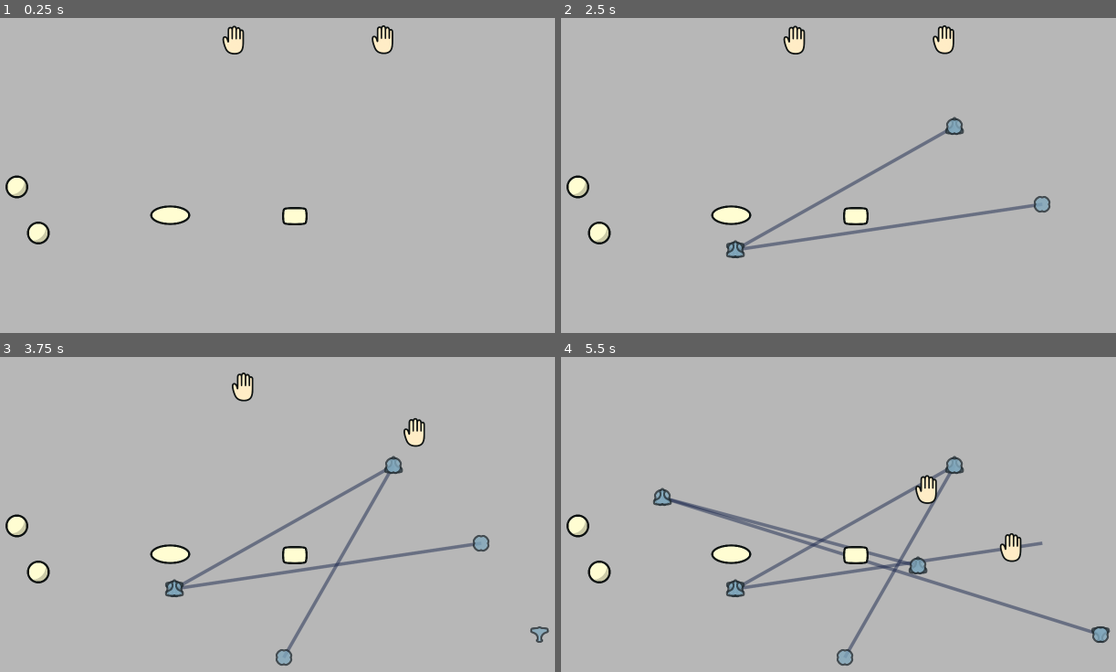
Above: before the commit, frames 1-4 (two rows, left to right).
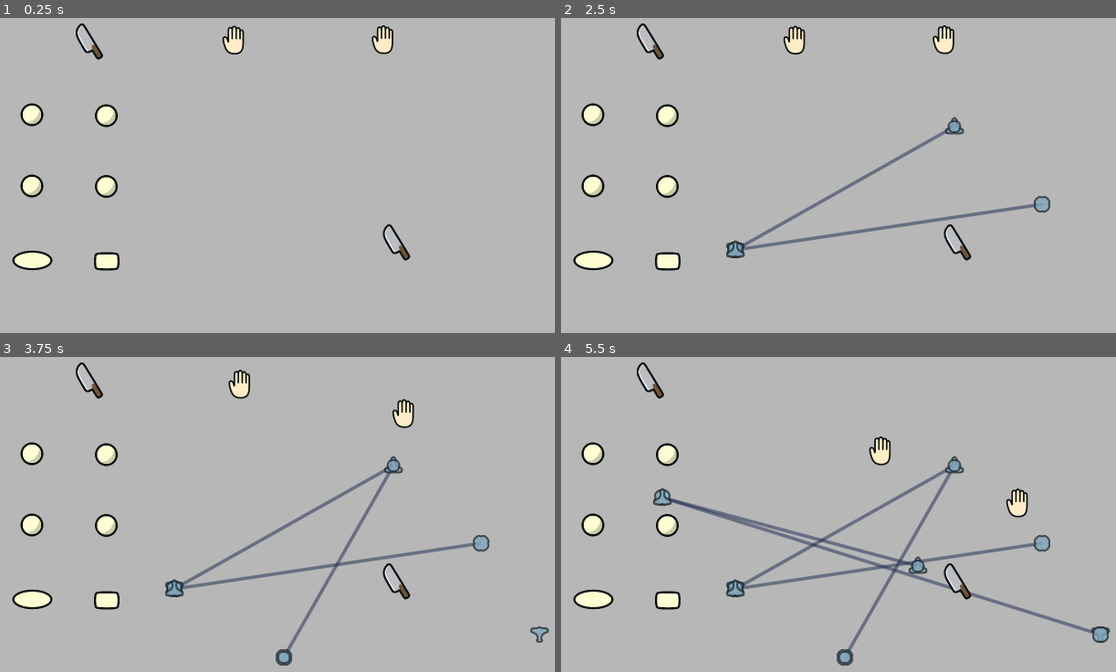
Above: after the commit, the same moments.

Repository: westonkelliher/GodotDemos
Game: Godot game, scene res://stage.tscn
Same seed, same stepped clock (60 frames per second), same inputs: the game is played once before the commit and once after it.
Inputs (mouse positions are in pixels of both pictures, inside the frame that each line leads up to):
- Up to frame 1 (0.25 s): no input
- Up to frame 2 (2.5 s): tap Enter at 0.5, 2 s; move the mouse to (1043, 203) at 0.52 s; right-click (1043, 203) at 0.6 s; tap Right (interact) at 0.8, 1.35 s; tap Space at 1.25 s; move the mouse to (733, 251) at 1.27 s; hold S (putdown) 1.28-2.03 s; tap W (pickup) at 1.55, 2.1 s; move the mouse to (955, 125) at 2.02 s; click (955, 125) at 2.3 s
- Up to frame 3 (3.75 s): tap Space at 2.75 s; move the mouse to (283, 656) at 2.77 s; click (283, 656) at 2.85 s; right-click (283, 656) at 3.05 s; move the mouse to (538, 634) at 3.52 s; hold S (putdown) from 3.53 s (still down); right-click (538, 634) at 3.6 s
- Up to frame 4 (5.5 s): keep holding S (putdown); tap Right (interact) at 3.8, 4.35 s; move the mouse to (660, 498) at 4.27 s; tap W (pickup) at 4.55, 5.1 s; move the mouse to (916, 564) at 5.02 s; click (916, 564) at 5.3 s

The runs differ from the first frame. In frame 1, 2.9% of the frame differs, in the area x 0-75%, y 1-81%; in frame 2, 2.9%; in frame 3, 3.8%; in frame 4, 4.4%, in the area x 0-89%, y 1-98%.

Commit message:
HandLines: finished

Diff:
--- a/HandLines/hand.gd
+++ /dev/null
@@ -1,23 +0,0 @@
-extends Node2D
-class_name Hand
-
-signal finished_cmd(cmd: Cmd)
-
-var assigned_cmd: Cmd = null
-var target_index := 0
-
-const SPEED := 200.0
-
-func _process(delta: float) -> void:
-	if assigned_cmd != null:
-		var subc := assigned_cmd.get_subc(target_index)
-		if subc == null:
-			var temp := assigned_cmd
-			assigned_cmd = null
-			target_index = 0
-			finished_cmd.emit(temp)
-			return
-		position = position.move_toward(subc.pos, SPEED*delta)
-		if position == subc.pos:
-			assigned_cmd.remove_subnodes(target_index)
-			target_index += 1
--- a/HandLines/hand.tscn
+++ /dev/null
@@ -1,34 +0,0 @@
-[gd_scene load_steps=7 format=3 uid="uid://ckyu7uovsxcpq"]
-
-[ext_resource type="Script" path="res://hand.gd" id="1_leyk5"]
-[ext_resource type="Texture2D" uid="uid://c27kfv7lajcpx" path="res://images/b_hand_open.png" id="1_yob5d"]
-[ext_resource type="Texture2D" uid="uid://x6ajgq0wr0dl" path="res://images/b_hand_grab.png" id="2_djxsl"]
-
-[sub_resource type="AtlasTexture" id="AtlasTexture_koapl"]
-atlas = ExtResource("1_yob5d")
-region = Rect2(0, 0, 400, 400)
-
-[sub_resource type="AtlasTexture" id="AtlasTexture_ik42s"]
-atlas = ExtResource("2_djxsl")
-region = Rect2(0, 0, 400, 400)
-
-[sub_resource type="SpriteFrames" id="SpriteFrames_750eo"]
-animations = [{
-"frames": [{
-"duration": 1.0,
-"texture": SubResource("AtlasTexture_koapl")
-}, {
-"duration": 1.0,
-"texture": SubResource("AtlasTexture_ik42s")
-}],
-"loop": true,
-"name": &"default",
-"speed": 5.0
-}]
-
-[node name="Hand" type="Node2D"]
-script = ExtResource("1_leyk5")
-
-[node name="Sprite" type="AnimatedSprite2D" parent="."]
-scale = Vector2(0.2, 0.2)
-sprite_frames = SubResource("SpriteFrames_750eo")
--- a/HandLines/in_handler.tscn
+++ b/HandLines/in_handler.tscn
@@ -1,6 +1,6 @@
 [gd_scene load_steps=2 format=3 uid="uid://pp156lg030sa"]
 
-[ext_resource type="Script" path="res://in_handler.gd" id="1_emja5"]
+[ext_resource type="Script" path="res://scripts/in_handler.gd" id="1_emja5"]
 
 [node name="InHandler" type="Node"]
 script = ExtResource("1_emja5")
--- a/HandLines/line_test.tscn
+++ b/HandLines/line_test.tscn
@@ -1,6 +1,6 @@
 [gd_scene load_steps=3 format=3 uid="uid://54nl2o3ys8dw"]
 
-[ext_resource type="Script" path="res://LineTest.gd" id="1_v6o11"]
+[ext_resource type="Script" path="res://scripts/LineTest.gd" id="1_v6o11"]
 
 [sub_resource type="Curve2D" id="Curve2D_8kehn"]
 _data = {
--- /dev/null
+++ b/HandLines/object.tres
@@ -0,0 +1,42 @@
+[gd_resource type="SpriteFrames" load_steps=9 format=3 uid="uid://22tq5xxrly03"]
+
+[ext_resource type="Texture2D" uid="uid://blpwtfv4dbd2r" path="res://images/ball.png" id="1_7ww52"]
+[ext_resource type="Texture2D" uid="uid://b3dqkm7ye776t" path="res://images/patty.png" id="2_kirfw"]
+[ext_resource type="Texture2D" uid="uid://c30j3vr2kgcxb" path="res://images/cake.png" id="3_j7rou"]
+[ext_resource type="Texture2D" uid="uid://dlmc13ox2r4du" path="res://images/knife.png" id="4_5tcjp"]
+
+[sub_resource type="AtlasTexture" id="AtlasTexture_bqlby"]
+atlas = ExtResource("1_7ww52")
+region = Rect2(0, 0, 400, 400)
+
+[sub_resource type="AtlasTexture" id="AtlasTexture_ergta"]
+atlas = ExtResource("2_kirfw")
+region = Rect2(0, 0, 400, 400)
+
+[sub_resource type="AtlasTexture" id="AtlasTexture_ijvyv"]
+atlas = ExtResource("3_j7rou")
+region = Rect2(0, 0, 400, 400)
+
+[sub_resource type="AtlasTexture" id="AtlasTexture_eni1s"]
+atlas = ExtResource("4_5tcjp")
+region = Rect2(0, 0, 400, 400)
+
+[resource]
+animations = [{
+"frames": [{
+"duration": 1.0,
+"texture": SubResource("AtlasTexture_bqlby")
+}, {
+"duration": 1.0,
+"texture": SubResource("AtlasTexture_ergta")
+}, {
+"duration": 1.0,
+"texture": SubResource("AtlasTexture_ijvyv")
+}, {
+"duration": 1.0,
+"texture": SubResource("AtlasTexture_eni1s")
+}],
+"loop": true,
+"name": &"default",
+"speed": 5.0
+}]
--- a/HandLines/project.godot
+++ b/HandLines/project.godot
@@ -40,7 +40,7 @@
 }
 interact={
 "deadzone": 0.5,
-"events": [Object(InputEventMouseButton,"resource_local_to_scene":false,"resource_name":"","device":-1,"window_id":0,"alt_pressed":false,"shift_pressed":false,"ctrl_pressed":false,"meta_pressed":false,"button_mask":1,"position":Vector2(254, 20),"global_position":Vector2(263, 66),"factor":1.0,"button_index":1,"canceled":false,"pressed":true,"double_click":false,"script":null)
+"events": [Object(InputEventKey,"resource_local_to_scene":false,"resource_name":"","device":-1,"window_id":0,"alt_pressed":false,"shift_pressed":false,"ctrl_pressed":false,"meta_pressed":false,"pressed":false,"keycode":0,"physical_keycode":32,"key_label":0,"unicode":32,"location":0,"echo":false,"script":null)
 , Object(InputEventKey,"resource_local_to_scene":false,"resource_name":"","device":-1,"window_id":0,"alt_pressed":false …(186 unchanged characters)…
 , Object(InputEventKey,"resource_local_to_scene":false,"resource_name":"","device":-1,"window_id":0,"alt_pressed":false …(183 unchanged characters)…
 ]
@@ -50,6 +50,11 @@
 "events": [Object(InputEventMouseButton,"resource_local_to_scene":false,"resource_name":"","device":-1,"window_id":0,"a …(258 unchanged characters)…
 ]
 }
+move={
+"deadzone": 0.5,
+"events": [Object(InputEventMouseButton,"resource_local_to_scene":false,"resource_name":"","device":-1,"window_id":0,"alt_pressed":false,"shift_pressed":false,"ctrl_pressed":false,"meta_pressed":false,"button_mask":1,"position":Vector2(92, 18),"global_position":Vector2(101, 64),"factor":1.0,"button_index":1,"canceled":false,"pressed":true,"double_click":false,"script":null)
+]
+}
 
 [rendering]
 
--- a/HandLines/cmd.tscn
+++ b/HandLines/scenes/cmd.tscn
@@ -1,6 +1,6 @@
 [gd_scene load_steps=2 format=3 uid="uid://ygd2n8d8fdk5"]
 
-[ext_resource type="Script" path="res://cmd.gd" id="1_yr84w"]
+[ext_resource type="Script" path="res://scripts/cmd.gd" id="1_yr84w"]
 
 [node name="Cmd" type="Node2D"]
 script = ExtResource("1_yr84w")
--- a/HandLines/cmd_vertex.tscn
+++ b/HandLines/scenes/cmd_vertex.tscn
@@ -1,14 +1,16 @@
-[gd_scene load_steps=14 format=3 uid="uid://fi6na1t0qfm2"]
+[gd_scene load_steps=18 format=3 uid="uid://fi6na1t0qfm2"]
 
 [ext_resource type="Texture2D" uid="uid://drd8j52ema3ii" path="res://images/cmd_interact_thic.png" id="1_ks1qb"]
+[ext_resource type="Texture2D" uid="uid://mavltgcqv003" path="res://images/cmd_move_thicc.png" id="1_me3sm"]
 [ext_resource type="Texture2D" uid="uid://bao0e0pvbeio6" path="res://images/cmd_interact.png" id="1_x3n32"]
 [ext_resource type="Texture2D" uid="uid://trtlogbn7oh0" path="res://images/cmd_pickup_thic.png" id="2_mmfqq"]
 [ext_resource type="Texture2D" uid="uid://2jca0kw3qsxm" path="res://images/cmd_pickup.png" id="2_yl622"]
 [ext_resource type="Texture2D" uid="uid://b064q3q2cmsyx" path="res://images/cmd_putdown.png" id="3_gn6rj"]
 [ext_resource type="Texture2D" uid="uid://io1y4ldr3c5f" path="res://images/cmd_putdown_thic.png" id="3_li4am"]
+[ext_resource type="Texture2D" uid="uid://csbo0prjw0mxm" path="res://images/cmd_move.png" id="8_e7gtc"]
 
-[sub_resource type="AtlasTexture" id="AtlasTexture_kabe2"]
-atlas = ExtResource("1_x3n32")
+[sub_resource type="AtlasTexture" id="AtlasTexture_v352x"]
+atlas = ExtResource("1_me3sm")
 region = Rect2(0, 0, 256, 256)
 
 [sub_resource type="AtlasTexture" id="AtlasTexture_xqbh5"]
@@ -31,11 +33,19 @@
 atlas = ExtResource("3_gn6rj")
 region = Rect2(0, 0, 256, 256)
 
+[sub_resource type="AtlasTexture" id="AtlasTexture_kabe2"]
+atlas = ExtResource("1_x3n32")
+region = Rect2(0, 0, 256, 256)
+
+[sub_resource type="AtlasTexture" id="AtlasTexture_svvx1"]
+atlas = ExtResource("8_e7gtc")
+region = Rect2(0, 0, 256, 256)
+
 [sub_resource type="SpriteFrames" id="SpriteFrames_7aykh"]
 animations = [{
 "frames": [{
 "duration": 1.0,
-"texture": SubResource("AtlasTexture_kabe2")
+"texture": SubResource("AtlasTexture_v352x")
 }, {
 "duration": 1.0,
 "texture": SubResource("AtlasTexture_xqbh5")
@@ -51,6 +61,12 @@
 }, {
 "duration": 1.0,
 "texture": SubResource("AtlasTexture_ey2ew")
+}, {
+"duration": 1.0,
+"texture": SubResource("AtlasTexture_kabe2")
+}, {
+"duration": 1.0,
+"texture": SubResource("AtlasTexture_svvx1")
 }],
 "loop": true,
 "name": &"default",
--- /dev/null
+++ b/HandLines/scenes/hand.tscn
@@ -0,0 +1,95 @@
+[gd_scene load_steps=11 format=3 uid="uid://ckyu7uovsxcpq"]
+
+[ext_resource type="Script" path="res://scripts/hand.gd" id="1_leyk5"]
+[ext_resource type="Texture2D" uid="uid://c27kfv7lajcpx" path="res://images/b_hand_open.png" id="1_yob5d"]
+[ext_resource type="Texture2D" uid="uid://x6ajgq0wr0dl" path="res://images/b_hand_grab.png" id="2_djxsl"]
+
+[sub_resource type="CircleShape2D" id="CircleShape2D_uu5ym"]
+radius = 33.2415
+
+[sub_resource type="AtlasTexture" id="AtlasTexture_koapl"]
+atlas = ExtResource("1_yob5d")
+region = Rect2(0, 0, 400, 400)
+
+[sub_resource type="AtlasTexture" id="AtlasTexture_ik42s"]
+atlas = ExtResource("2_djxsl")
+region = Rect2(0, 0, 400, 400)
+
+[sub_resource type="SpriteFrames" id="SpriteFrames_750eo"]
+animations = [{
+"frames": [{
+"duration": 1.0,
+"texture": SubResource("AtlasTexture_koapl")
+}, {
+"duration": 1.0,
+"texture": SubResource("AtlasTexture_ik42s")
+}],
+"loop": true,
+"name": &"default",
+"speed": 5.0
+}]
+
+[sub_resource type="Animation" id="Animation_gda5c"]
+resource_name = "interacrt"
+length = 2.0
+tracks/0/type = "value"
+tracks/0/imported = false
+tracks/0/enabled = true
+tracks/0/path = NodePath("Sprite:position")
+tracks/0/interp = 1
+tracks/0/loop_wrap = true
+tracks/0/keys = {
+"times": PackedFloat32Array(0, 0.266667, 0.4, 0.566667, 0.733333, 0.9, 1.06667, 1.23333, 1.4, 1.56667, 1.73333, 2),
+"transitions": PackedFloat32Array(1, 1, 1, 1, 1, 1, 1, 1, 1, 1, 1, 1),
+"update": 0,
+"values": [Vector2(0, 0), Vector2(20, -20), Vector2(30, -20), Vector2(-30, -20), Vector2(-20, -30), Vector2(-20, 30), Vector2(-30, 20), Vector2(30, 20), Vector2(20, 30), Vector2(20, -30), Vector2(20, -20), Vector2(0, 0)]
+}
+
+[sub_resource type="Animation" id="Animation_txsmq"]
+length = 0.001
+tracks/0/type = "value"
+tracks/0/imported = false
+tracks/0/enabled = true
+tracks/0/path = NodePath("Sprite:position")
+tracks/0/interp = 1
+tracks/0/loop_wrap = true
+tracks/0/keys = {
+"times": PackedFloat32Array(0),
+"transitions": PackedFloat32Array(1),
+"update": 0,
+"values": [Vector2(0, 0)]
+}
+
+[sub_resource type="AnimationLibrary" id="AnimationLibrary_smbvh"]
+_data = {
+"RESET": SubResource("Animation_txsmq"),
+"interacrt": SubResource("Animation_gda5c")
+}
+
+[node name="Hand" type="Node2D"]
+z_index = 5
+script = ExtResource("1_leyk5")
+
+[node name="Timer" type="Timer" parent="."]
+one_shot = true
+
+[node name="Area" type="Area2D" parent="."]
+collision_layer = 0
+
+[node name="Shape" type="CollisionShape2D" parent="Area"]
+shape = SubResource("CircleShape2D_uu5ym")
+
+[node name="Sprite" type="AnimatedSprite2D" parent="."]
+scale = Vector2(0.2, 0.2)
+sprite_frames = SubResource("SpriteFrames_750eo")
+
+[node name="HoldSpot" type="Marker2D" parent="Sprite"]
+
+[node name="Animation" type="AnimationPlayer" parent="."]
+libraries = {
+"": SubResource("AnimationLibrary_smbvh")
+}
+
+[connection signal="timeout" from="Timer" to="." method="_on_timer_timeout"]
+[connection signal="area_entered" from="Area" to="." method="_on_area_area_entered"]
+[connection signal="area_exited" from="Area" to="." method="_on_area_area_exited"]
--- a/HandLines/my_line.tscn
+++ b/HandLines/scenes/my_line.tscn
@@ -1,6 +1,6 @@
 [gd_scene load_steps=2 format=3 uid="uid://wgaa6m23f3ov"]
 
-[ext_resource type="Script" path="res://my_line.gd" id="1_34mej"]
+[ext_resource type="Script" path="res://scripts/my_line.gd" id="1_34mej"]
 
 [node name="MyLine" type="Node2D"]
 script = ExtResource("1_34mej")
--- /dev/null
+++ b/HandLines/scenes/object.tscn
@@ -0,0 +1,20 @@
+[gd_scene load_steps=4 format=3 uid="uid://um30gg80awye"]
+
+[ext_resource type="Script" path="res://scripts/object.gd" id="1_3a80d"]
+[ext_resource type="SpriteFrames" uid="uid://22tq5xxrly03" path="res://object.tres" id="2_7fjc8"]
+
+[sub_resource type="CircleShape2D" id="CircleShape2D_e7sgo"]
+radius = 39.0512
+
+[node name="Object" type="Node2D"]
+script = ExtResource("1_3a80d")
+
+[node name="Sprite" type="AnimatedSprite2D" parent="."]
+scale = Vector2(0.25, 0.25)
+sprite_frames = ExtResource("2_7fjc8")
+
+[node name="Area" type="Area2D" parent="."]
+collision_mask = 0
+
+[node name="Shape" type="CollisionShape2D" parent="Area"]
+shape = SubResource("CircleShape2D_e7sgo")
--- /dev/null
+++ b/HandLines/scripts/hand.gd
@@ -0,0 +1,141 @@
+extends Node2D
+class_name Hand
+
+enum State {
+	Move, StartMove,
+	StartPickup, StartPutdown,
+	StartInteract, Interacting,
+	EndAction, FailAction}
+
+
+signal finished_cmd(cmd: Cmd)
+
+var assigned_cmd: Cmd = null
+var target_index := 0
+var is_executing := false
+var state := State.Move
+
+var held_object: Bip = null
+
+var hovered_objects: Array[Bip] = []
+
+var interact_object: Bip = null
+
+const SPEED := 130.0
+
+func _process(delta: float) -> void:
+	# no command
+	if assigned_cmd == null:
+		return
+	var subc := assigned_cmd.get_subc(target_index)
+	# just finished command
+	if subc == null:
+		var temp := assigned_cmd
+		assigned_cmd = null
+		target_index = 0
+		finished_cmd.emit(temp)
+		return
+	# moving through command
+	if state == State.Move:
+		position = position.move_toward(subc.pos, SPEED*delta)
+		if held_object != null:
+			held_object.global_position = $Sprite/HoldSpot.global_position
+	# interacting
+	if state == State.Interacting and held_object != null:
+		held_object.global_position = $Sprite/HoldSpot.global_position
+	# reached subcommand
+	if state == State.Move and position == subc.pos:
+		assigned_cmd.remove_subnodes(target_index)
+		execute_subc(subc)
+		target_index += 1
+
+
+func execute_subc(subc: Cmd.SubCmd) -> void:
+	if subc.type == Cmd.SubcType.Pickup:
+		state_transition(State.StartPickup, 0.2)
+	elif subc.type == Cmd.SubcType.Putdown:
+		state_transition(State.StartPutdown, 0.2)
+	elif subc.type == Cmd.SubcType.Interact:
+		state_transition(State.StartInteract, 0.2)
+	pass
+
+
+func state_transition(new: State, time: float) -> void:
+	if new == State.FailAction:
+		modulate = Color(15.0, 0.8, 0.8)
+	state = new
+	$Timer.wait_time = time
+	$Timer.start()
+
+func _on_timer_timeout() -> void:
+	if state == State.StartPickup:
+		if hovered_objects.size() > 0 and held_object == null:
+			pickup(hovered_objects[0])
+			$Sprite.frame = 1
+			state_transition(State.EndAction, 0.2)
+		else:
+			state_transition(State.FailAction, 0.5)
+	elif state == State.StartPutdown:
+		if held_object != null:
+			putdown()
+			$Sprite.frame = 0
+			state_transition(State.EndAction, 0.2)
+		else:
+			state_transition(State.FailAction, 0.5)
+	elif state == State.StartInteract:
+		print("A")
+		if hovered_objects.size() == 0:
+			state_transition(State.FailAction, 0.5)
+		elif held_object == null:
+			if hovered_objects[0].type == Bip.Type.Ball:
+				$Animation.play("interacrt")
+				interact_object = hovered_objects[0]
+				state_transition(State.Interacting, 2.0)
+			else:
+				state_transition(State.FailAction, 0.5)
+		else:
+			print("B")
+			print(str(held_object.type) + " " + str(hovered_objects[0].type))
+			if held_object.type == Bip.Type.Knife and hovered_objects[0].type == Bip.Type.Patty:
+				$Animation.play("interacrt")
+				print("C")
+				interact_object = hovered_objects[0]
+				state_transition(State.Interacting, 2.0)
+			else:
+				state_transition(State.FailAction, 0.5)
+	elif state == State.Interacting:
+		if interact_object.type == Bip.Type.Ball:
+			interact_object.type = Bip.Type.Patty
+		elif interact_object.type == Bip.Type.Patty:
+			interact_object.type = Bip.Type.Cake
+		else:
+			print("interact on non-interactable")
+		state_transition(State.EndAction, 0.2)
+	elif state == State.EndAction:
+		state = State.Move
+	elif state == State.FailAction:
+		modulate = Color(1.0, 1.0, 1.0)
+		state = State.Move
+
+
+func pickup(obj: Bip) -> void:
+	held_object = hovered_objects[0]
+	hovered_objects.erase(held_object)
+	held_object.get_node("Area").monitorable = false
+	held_object.position = position
+	held_object.z_index += 1
+
+func putdown() -> void:
+	hovered_objects.append(held_object)
+	held_object.get_node("Area").monitorable = true
+	held_object.z_index -= 1
+	held_object = null
+
+
+func _on_area_area_entered(area: Area2D) -> void:
+	print("enter")
+	hovered_objects.append(area.owner)
+
+func _on_area_area_exited(area: Area2D) -> void:
+	print("exit")
+	hovered_objects.erase(area.owner)
--- /dev/null
+++ b/HandLines/scripts/object.gd
@@ -0,0 +1,24 @@
+@tool
+extends Node2D
+class_name Bip
+
+
+enum Type {Ball, Patty, Cake, Knife}
+
+@export var type := Type.Ball :
+	set(val):
+		type = val
+		if val == Type.Ball:
+			$Sprite.frame = 0
+		elif val == Type.Patty:
+			$Sprite.frame = 1
+		elif val == Type.Cake:
+			$Sprite.frame = 2
+		elif val == Type.Knife:
+			$Sprite.frame = 3
+	get:
+		return type
+
+
+func _ready() -> void:
+	$Area.owner = self
--- a/HandLines/stage.gd
+++ b/HandLines/scripts/stage.gd
@@ -9,12 +9,15 @@
 
 # Called when the node enters the scene tree for the first time.
 func _ready() -> void:
-	current_cmd = preload("res://cmd.tscn").instantiate()
+	current_cmd = preload("res://scenes/cmd.tscn").instantiate()
 	$Cmds.add_child(current_cmd)
 
 
 # Called every frame. 'delta' is the elapsed time since the previous frame.
 func _process(delta: float) -> void:
+	if Input.is_action_just_pressed("move"):
+		add_cmd_vertex(mouse_position(), Cmd.SubcType.Move, connecting)
+		connecting = true
 	if Input.is_action_just_pressed("interact"):
 		add_cmd_vertex(mouse_position(), Cmd.SubcType.Interact, connecting)
 		connecting = true
@@ -33,7 +36,7 @@
 		else:
 			cmd_queue.append(current_cmd)
 		#
-		current_cmd = preload("res://cmd.tscn").instantiate()
+		current_cmd = preload("res://scenes/cmd.tscn").instantiate()
 		$Cmds.add_child(current_cmd)
 		connecting = false
 
@@ -49,14 +52,14 @@
 
 func add_cmd_vertex(pos: Vector2, type: Cmd.SubcType, with_line: bool) -> void:
 	# vertex
-	var x := preload("res://cmd_vertex.tscn").instantiate()
+	var x := preload("res://scenes/cmd_vertex.tscn").instantiate()
 	x.frame = type
 	x.position = pos
 	current_cmd.add_subcmd(type, pos)
 	current_cmd.add_node(x)
 	# line
 	if with_line:
-		var line := preload("res://my_line.tscn").instantiate()
+		var line := preload("res://scenes/my_line.tscn").instantiate()
 		line.set_points(last_vert_pos, pos)
 		current_cmd.add_node(line)
 	last_vert_pos = pos
--- a/HandLines/stage.tscn
+++ b/HandLines/stage.tscn
@@ -1,50 +1,17 @@
-[gd_scene load_steps=11 format=3 uid="uid://bvk6o3ljj26th"]
+[gd_scene load_steps=5 format=3 uid="uid://bvk6o3ljj26th"]
 
-[ext_resource type="PackedScene" uid="uid://ckyu7uovsxcpq" path="res://hand.tscn" id="1_6ssg7"]
-[ext_resource type="Script" path="res://stage.gd" id="1_djgvj"]
-[ext_resource type="PackedScene" uid="uid://wgaa6m23f3ov" path="res://my_line.tscn" id="3_havdq"]
-[ext_resource type="Texture2D" uid="uid://blpwtfv4dbd2r" path="res://images/ball.png" id="4_c8sea"]
-[ext_resource type="Texture2D" uid="uid://b3dqkm7ye776t" path="res://images/patty.png" id="5_uff3u"]
-[ext_resource type="Texture2D" uid="uid://c30j3vr2kgcxb" path="res://images/cake.png" id="6_41c44"]
-
-[sub_resource type="AtlasTexture" id="AtlasTexture_bqlby"]
-atlas = ExtResource("4_c8sea")
-region = Rect2(0, 0, 400, 400)
-
-[sub_resource type="AtlasTexture" id="AtlasTexture_ergta"]
-atlas = ExtResource("5_uff3u")
-region = Rect2(0, 0, 400, 400)
-
-[sub_resource type="AtlasTexture" id="AtlasTexture_ijvyv"]
-atlas = ExtResource("6_41c44")
-region = Rect2(0, 0, 400, 400)
-
-[sub_resource type="SpriteFrames" id="SpriteFrames_bgjxr"]
-animations = [{
-"frames": [{
-"duration": 1.0,
-"texture": SubResource("AtlasTexture_bqlby")
-}, {
-"duration": 1.0,
-"texture": SubResource("AtlasTexture_ergta")
-}, {
-"duration": 1.0,
-"texture": SubResource("AtlasTexture_ijvyv")
-}],
-"loop": true,
-"name": &"default",
-"speed": 5.0
-}]
+[ext_resource type="PackedScene" uid="uid://ckyu7uovsxcpq" path="res://scenes/hand.tscn" id="1_6ssg7"]
+[ext_resource type="Script" path="res://scripts/stage.gd" id="1_djgvj"]
+[ext_resource type="PackedScene" uid="uid://wgaa6m23f3ov" path="res://scenes/my_line.tscn" id="3_havdq"]
+[ext_resource type="PackedScene" uid="uid://um30gg80awye" path="res://scenes/object.tscn" id="4_fsewg"]
 
 [node name="Stage" type="Node2D"]
 script = ExtResource("1_djgvj")
 
 [node name="Hand1" parent="." instance=ExtResource("1_6ssg7")]
-z_index = 2
 position = Vector2(612, 91)
 
 [node name="Hand2" parent="." instance=ExtResource("1_6ssg7")]
-z_index = 2
 position = Vector2(939, 90)
 
 [node name="TempLine" parent="." instance=ExtResource("3_havdq")]
@@ -53,27 +20,33 @@
 
 [node name="Items" type="Node2D" parent="."]
 
-[node name="berl" type="AnimatedSprite2D" parent="Items"]
-position = Vector2(135, 412)
-scale = Vector2(0.25, 0.25)
-sprite_frames = SubResource("SpriteFrames_bgjxr")
+[node name="Object" parent="Items" instance=ExtResource("4_fsewg")]
+position = Vector2(331, 411)
 
-[node name="berl2" type="AnimatedSprite2D" parent="Items"]
-position = Vector2(182, 513)
-scale = Vector2(0.25, 0.25)
-sprite_frames = SubResource("SpriteFrames_bgjxr")
+[node name="Object2" parent="Items" instance=ExtResource("4_fsewg")]
+position = Vector2(331, 256)
 
-[node name="berl3" type="AnimatedSprite2D" parent="Items"]
-position = Vector2(471, 474)
-scale = Vector2(0.25, 0.25)
-sprite_frames = SubResource("SpriteFrames_bgjxr")
-frame = 1
+[node name="Object3" parent="Items" instance=ExtResource("4_fsewg")]
+position = Vector2(169, 573)
+type = 1
 
-[node name="berl4" type="AnimatedSprite2D" parent="Items"]
-position = Vector2(744, 476)
-scale = Vector2(0.25, 0.25)
-sprite_frames = SubResource("SpriteFrames_bgjxr")
-frame = 2
+[node name="Object4" parent="Items" instance=ExtResource("4_fsewg")]
+position = Vector2(332, 575)
+type = 2
+
+[node name="Object5" parent="Items" instance=ExtResource("4_fsewg")]
+position = Vector2(301, 104)
+type = 3
+
+[node name="Object6" parent="Items" instance=ExtResource("4_fsewg")]
+position = Vector2(974, 544)
+type = 3
+
+[node name="Object7" parent="Items" instance=ExtResource("4_fsewg")]
+position = Vector2(168, 410)
+
+[node name="Object8" parent="Items" instance=ExtResource("4_fsewg")]
+position = Vector2(168, 254)
 
 [connection signal="finished_cmd" from="Hand1" to="." method="_on_hand1_finished_cmd"]
 [connection signal="finished_cmd" from="Hand2" to="." method="_on_hand2_finished_cmd"]
Binary file added: HandLines/images/cmd_move.png
Not shown, changed: HandLines/images/cmd_move.png.import
Binary file added: HandLines/images/cmd_move_thicc.png
Not shown, added: HandLines/images/cmd_move_thicc.png.import
Renamed: HandLines/hand_grab.png -> HandLines/images/hand_grab.png
Not shown, added: HandLines/images/hand_grab.png.import
Renamed: HandLines/hand_open.png -> HandLines/images/hand_open.png
Not shown, added: HandLines/images/hand_open.png.import
Binary file added: HandLines/images/knife.png
Not shown, changed: HandLines/images/knife.png.import
Renamed: HandLines/LineTest.gd -> HandLines/scripts/LineTest.gd
Renamed: HandLines/cmd.gd -> HandLines/scripts/cmd.gd
(and 2 more such lines)
